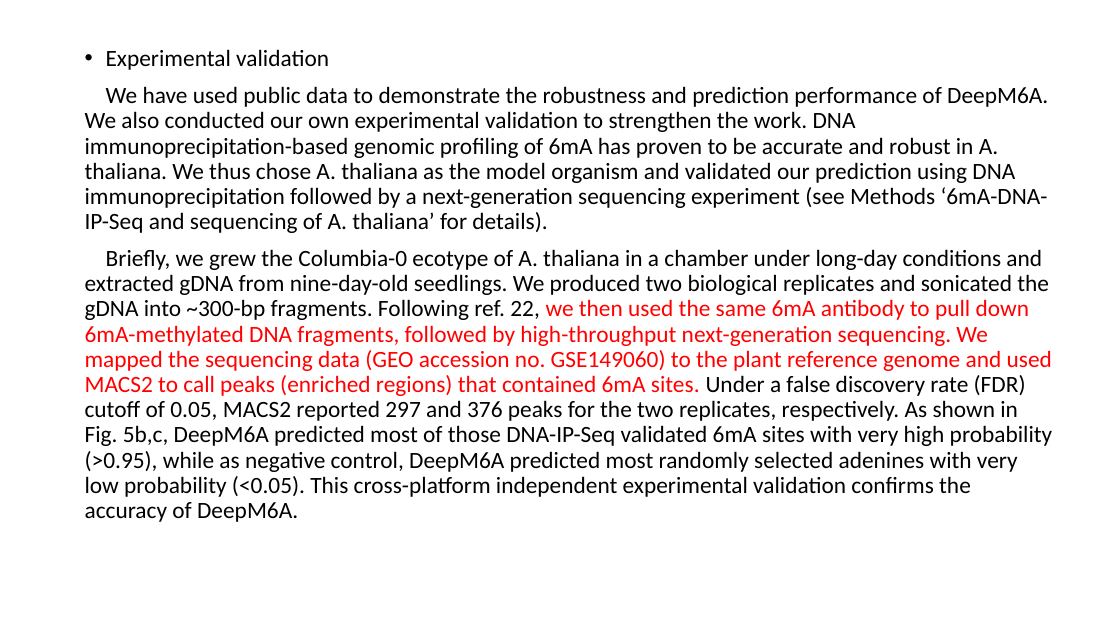
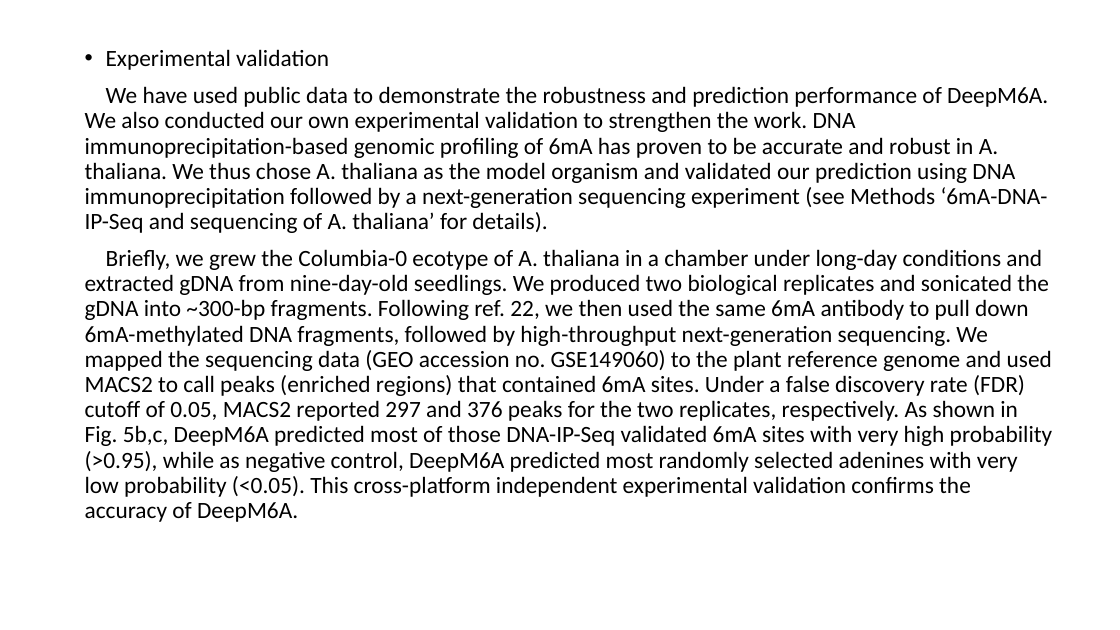
Before and after one commit to YanChengHuang/paper_implement, a slide deck: slide 31 of DeepM6A/presentation/DeepM6A_meth.pptx. Drawn at 1120x630 pixels with LibreOffice and Linux fonts; fonts in the diff are those of the drawing. Boxes give left, top, right and bottom in pixels: in the first picture for what was removed or moved away, otherwise in the second. Text is boxed around its words. In the diff, an @@ line names an element or a change of style, - is before the commit and + after.

```diff
--- a/DeepM6A/presentation/DeepM6A_meth.pptx
+++ b/DeepM6A/presentation/DeepM6A_meth.pptx
@@ text at <box>85,249,1053,522</box>: text colour #FF0000 to #000000 in "we then used the same 6mA antibody ..." @@
```
Also in this commit, not shown: 4 other slides changed, 1 slide added, 1 slide removed, 1 other file.
